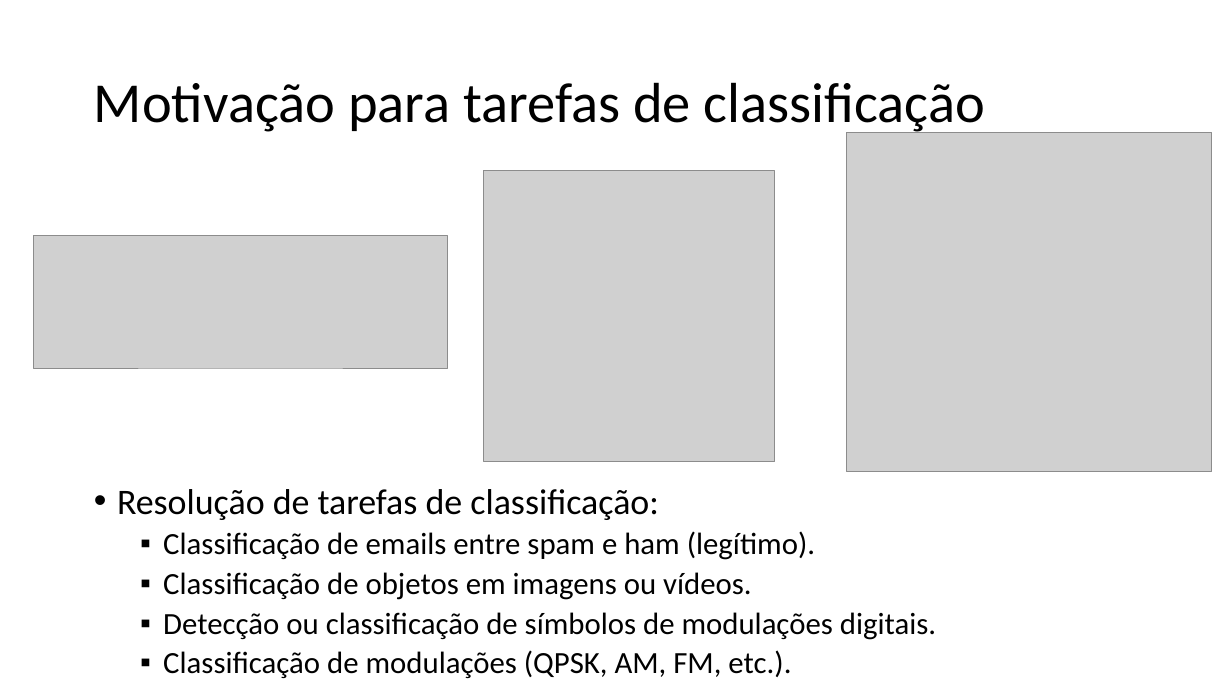
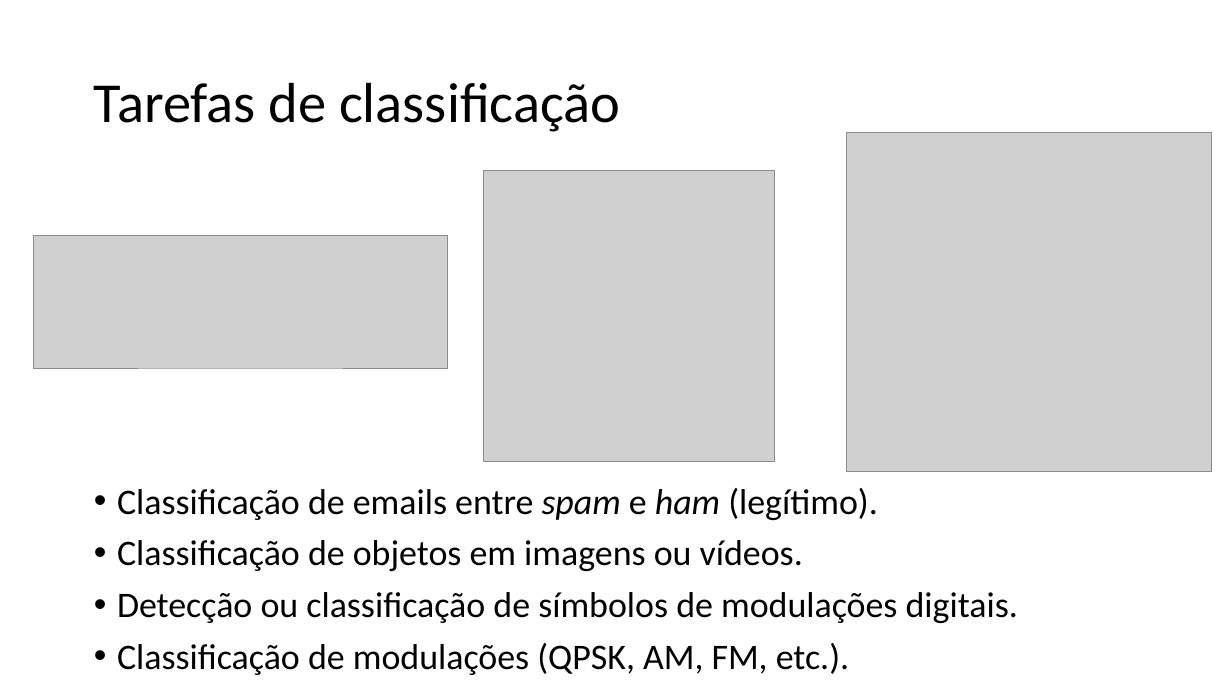
Before and after one commit to zz4fap/t320_aprendizado_de_maquina, a slide deck: slide 9 of slides/T320_Classificação (Parte I).pptx. Drawn at 1232x693 pixels with LibreOffice and Linux fonts; fonts in the diff are those of the drawing; grey boxes stand for pictures. Boxes give left, top, right and bottom in pixels: in the first picture for what was removed or moved away, otherwise in the second. Text is boxed around its words. In the diff, an @@ line names an element or a change of style, - is before the commit and + after.

```diff
--- a/slides/T320_Classificação (Parte I).pptx
+++ b/slides/T320_Classificação (Parte I).pptx
@@ title at bbox=[94, 82, 621, 132]: text changed @@
-Motivação para tarefas de classificação
+Tarefas de classificação
@@ text "Classificação de emails entre spam ..." at bbox=[117, 488, 1018, 675]: size 24 to 28 pt; italic on in "spam ham"; bullet ▪ to •; list level 2 to 1 in "Classificação de emails entre spam ..."; list level 2 to 1 in "Classificação de objetos em imagens ..."; list level 2 to 1 in "Detecção ou classificação de símbolos ..."; list level 2 to 1 in "Classificação de modulações (QPSK, AM, ..." @@
@@ text at bbox=[117, 489, 659, 520]: paragraph removed @@
-• Resolução de tarefas de classificação:
```
Also in this commit, not shown: 6 other slides changed, 10 other files.
